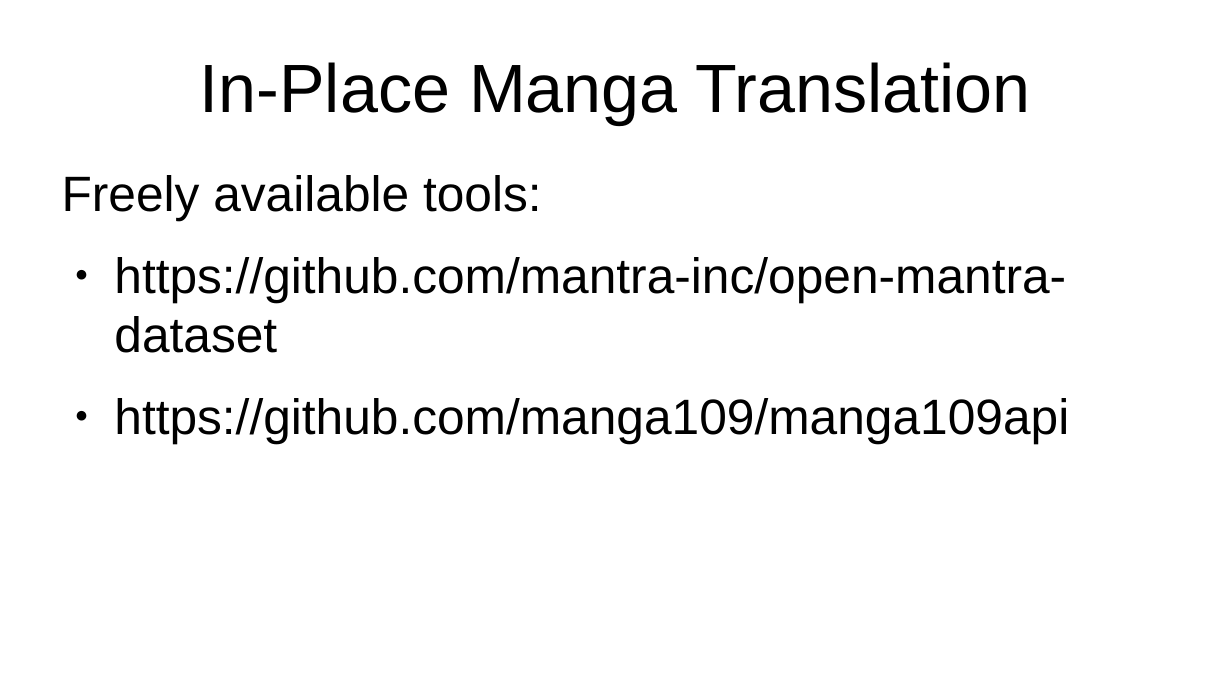
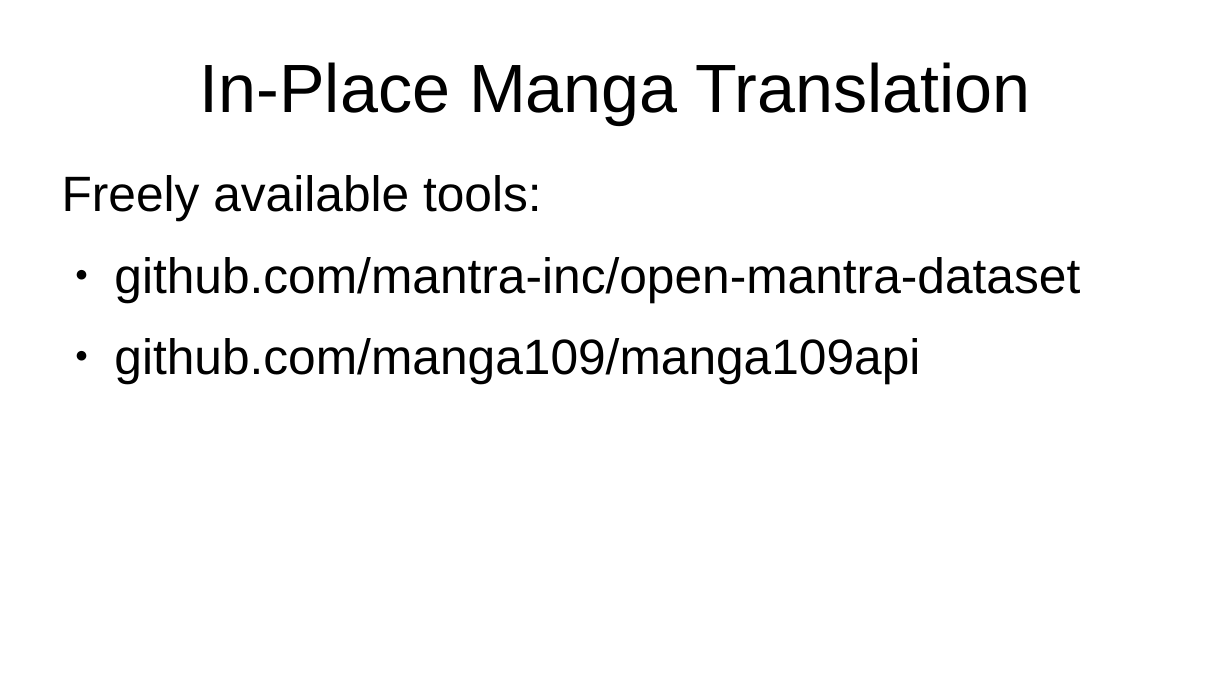
Before and after one commit to kkokilep/Cant-Spell-Anime-Without-AI, a slide deck: slide 19 of presentation/presentation-0.odp. Drawn at 1232x693 pixels with LibreOffice and Linux fonts; fonts in the diff are those of the drawing. Boxes give left, top, right and bottom in pixels: in the first picture for what was removed or moved away, otherwise in the second. Text is boxed around its words. In the diff, an @@ line names an element or a change of style, - is before the commit and + after.

```diff
--- a/presentation/presentation-0.odp
+++ b/presentation/presentation-0.odp
@@ text at box(114, 257, 1080, 384): text changed @@
-● https://github.com/mantra-inc/open-mantra-dataset
-● https://github.com/manga109/manga109api
+● github.com/mantra-inc/open-mantra-dataset
+● github.com/manga109/manga109api
```
Also in this commit, not shown: 2 other slides changed, 1 other file.
